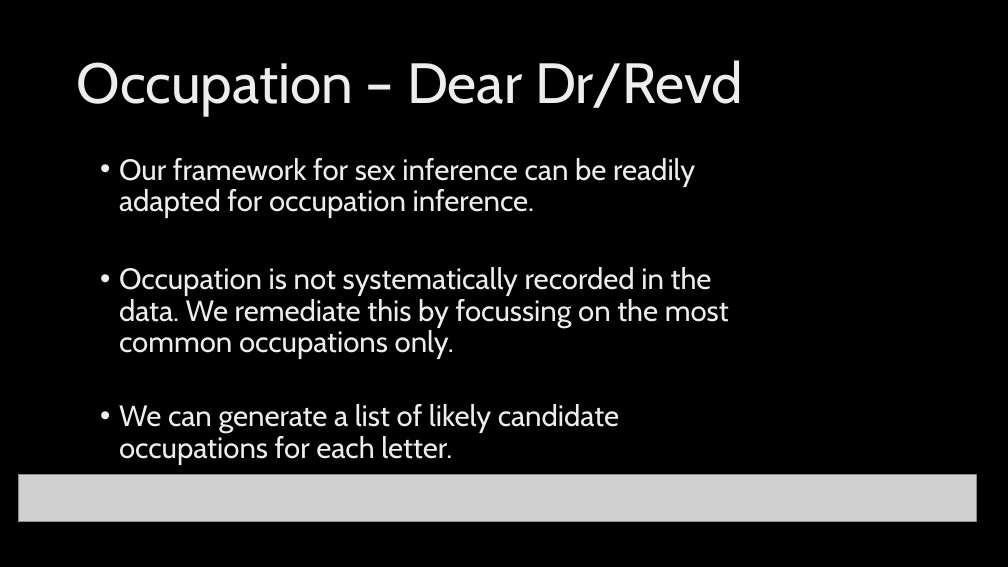
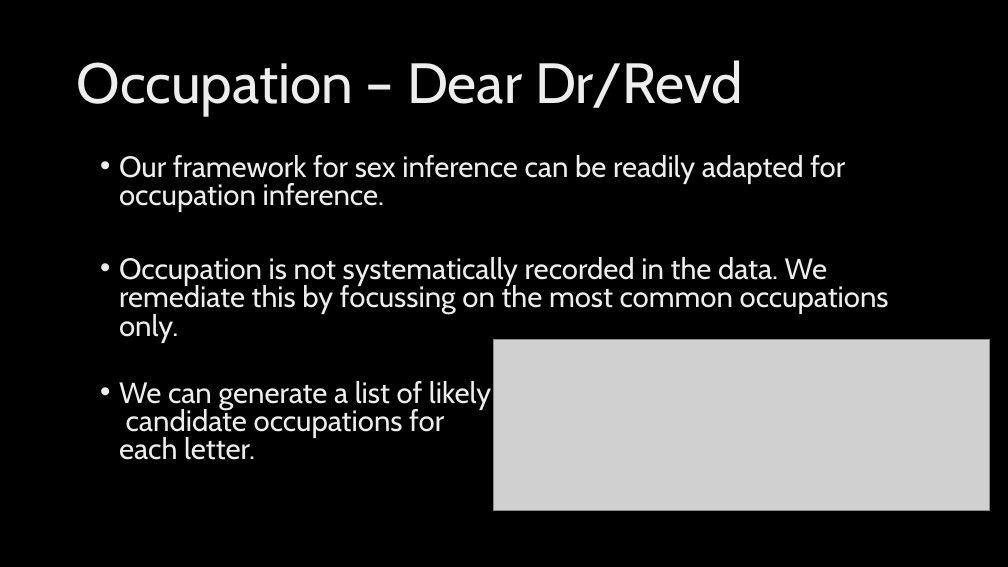
Before and after one commit to JasonRWood/Hack_darwin, a slide deck: slide 5 of DCP-presentation-group1.pptx. Drawn at 1008x567 pixels with LibreOffice and Linux fonts; fonts in the diff are those of the drawing; grey boxes stand for pictures; background and template pictures are left out. Boxes give left, top, right and bottom in pixels: in the first picture for what was removed or moved away, otherwise in the second. Text is boxed around its words. In the diff, an @@ line names an element or a change of style, - is before the commit and + after.

Commit message:
minor pwpt change

```diff
--- a/DCP-presentation-group1.pptx
+++ b/DCP-presentation-group1.pptx
@@ text "Our framework for sex inference ..." at (x1=119, y1=155, x2=889, y2=460): line spacing 0.9 to 0.8 @@
@@ picture added at (x1=494, y1=340, x2=990, y2=510) @@
@@ picture removed at (x1=18, y1=475, x2=976, y2=522) @@
```
